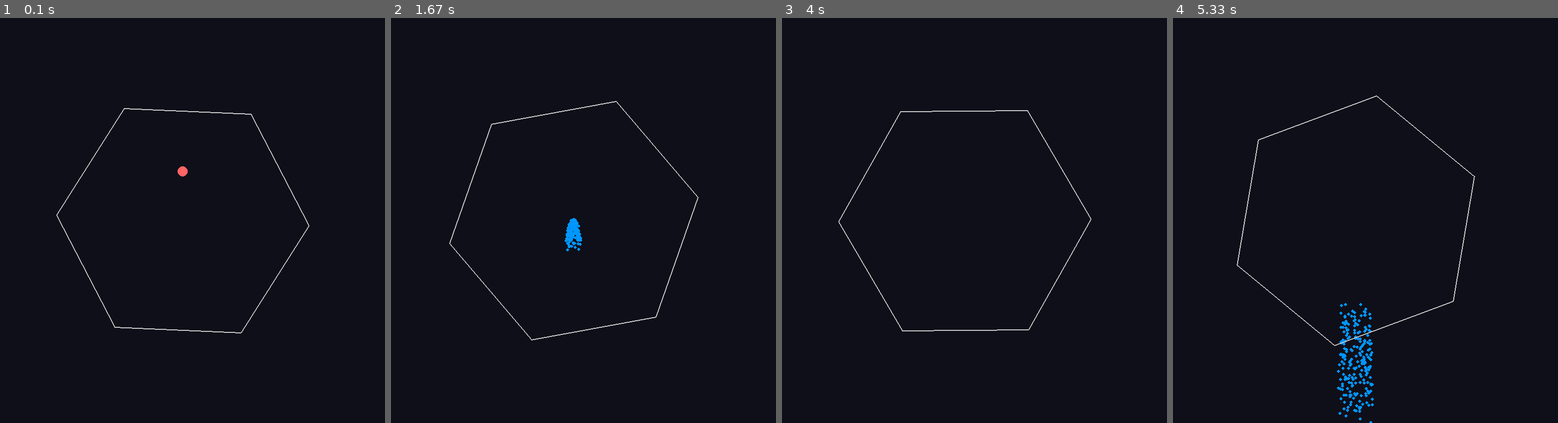
Above: before the commit, frames 1-4 (left to right).
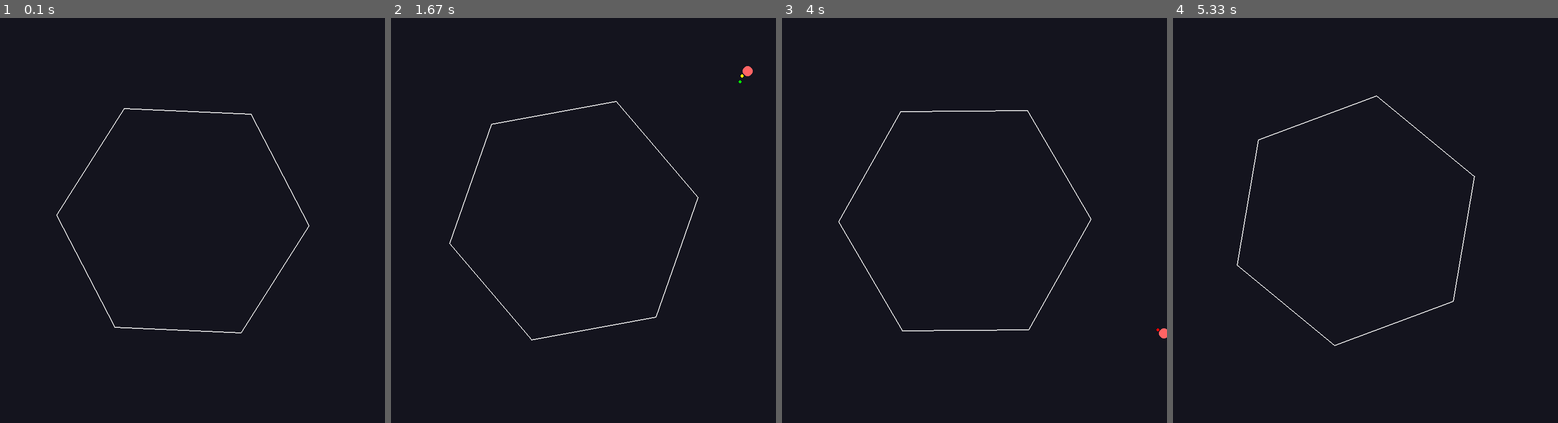
Above: after the commit, the same moments.

Repository: Sloth-on-meth/pygame-ballgame
Game: pygame game, started from game.py
Same seed, same stepped clock (60 frames per second), same inputs: the game is played once before the commit and once after it.
Inputs:
- Up to frame 1 (0.1 s): no input
- Up to frame 2 (1.67 s): hold C 0.33-0.8 s; hold D 0.33-0.8 s; hold W from 1.33 s (still down)
- Up to frame 3 (4 s): release W at 1.8 s; hold C 2.33-2.87 s; hold A 2.33-2.87 s; tap C at 3.9 s
- Up to frame 4 (5.33 s): hold W 4.23-4.6 s

The runs differ from the first frame. In frame 1, less than 0.1% of the frame differs, in the area x 46-49%, y 36-40%; in frame 2, 0.3%; in frame 3, less than 0.1%; in frame 4, 0.7%, in the area x 42-53%, y 70-100%.

Commit message:
fuckywucky

Diff:
--- a/game.py
+++ b/game.py
@@ -10,7 +10,7 @@
 BALL_RADIUS = 10
 GRAVITY = pygame.Vector2(0, 0.25)
 FRICTION = 0.98
-SPAWN_RATE = 10  # Water particles per frame when W is held
+SPAWN_RATE = 10
 
 pygame.init()
 screen = pygame.display.set_mode((WIDTH, HEIGHT))
@@ -25,41 +25,23 @@
         for i in range(6)
     ]
 
-def reflect_velocity(pos, vel, p1, p2):
-    edge = p2 - p1
-    normal = pygame.Vector2(-edge.y, edge.x).normalize()
-    to_particle = pos - p1
-    if normal.dot(to_particle) < 0:
-        normal = -normal
-    if normal.dot(vel) < 0:
-        vel -= 2 * vel.dot(normal) * normal
-        vel *= 0.8
-    return vel
-
-def is_inside_hex(pos, hex_points):
-    total = 0
+def reflect_and_clamp(obj, hex_points, radius):
+    # Keep object inside hexagon
     for i in range(6):
-        p1, p2 = hex_points[i], hex_points[(i + 1) % 6]
-        if ((p1.y > pos.y) != (p2.y > pos.y)) and \
-           (pos.x < (p2.x - p1.x) * (pos.y - p1.y) / (p2.y - p1.y + 1e-9) + p1.x):
-            total += 1
-    return total % 2 == 1
-
-def handle_wall_collision(particle, hex_points):
-    if not is_inside_hex(particle.pos, hex_points):
-        closest_dist = float('inf')
-        closest_edge = None
-        for i in range(6):
-            a = hex_points[i]
-            b = hex_points[(i + 1) % 6]
-            proj = max(0, min(1, ((particle.pos - a).dot(b - a)) / (b - a).length_squared()))
-            closest = a + proj * (b - a)
-            dist = (particle.pos - closest).length_squared()
-            if dist < closest_dist:
-                closest_dist = dist
-                closest_edge = (a, b)
-        if closest_edge:
-            particle.vel = reflect_velocity(particle.pos, particle.vel, *closest_edge)
+        a = hex_points[i]
+        b = hex_points[(i + 1) % 6]
+        edge = b - a
+        edge_normal = pygame.Vector2(-edge.y, edge.x).normalize()
+        to_center = obj.pos - a
+        dist = to_center.dot(edge_normal)
+        if dist > -radius:
+            # Push inside
+            obj.pos -= edge_normal * (dist + radius)
+            # Reflect velocity
+            if obj.vel.dot(edge_normal) > 0:
+                continue
+            obj.vel -= 2 * obj.vel.dot(edge_normal) * edge_normal
+            obj.vel *= 0.8
 
 class Particle:
     def __init__(self, pos):
@@ -71,8 +53,8 @@
         self.vel *= FRICTION
         self.pos += self.vel
 
-    def draw(self, surface):
-        pygame.draw.circle(surface, (0, 150, 255), self.pos, PARTICLE_RADIUS)
+    def draw(self, surface, color=(0, 150, 255)):
+        pygame.draw.circle(surface, color, self.pos, PARTICLE_RADIUS)
 
 class Ball:
     def __init__(self, pos):
@@ -81,9 +63,9 @@
 
     def update(self, keys):
         if keys[pygame.K_a]:
-            self.vel.x -= 0.5
+            self.vel.x -= 0.4
         if keys[pygame.K_d]:
-            self.vel.x += 0.5
+            self.vel.x += 0.4
         self.vel += GRAVITY
         self.vel *= FRICTION
         self.pos += self.vel
@@ -91,17 +73,16 @@
     def draw(self, surface):
         pygame.draw.circle(surface, (255, 100, 100), self.pos, BALL_RADIUS)
 
-    def collide_with_hex(self, hex_points):
-        handle_wall_collision(self, hex_points)
-
-# Initialize
+# Init
 angle = 0
 particles = []
 ball = Ball(CENTER - pygame.Vector2(0, 100))
+confetti_mode = False
+c_pressed_last = False
 
 running = True
 while running:
-    screen.fill((15, 15, 25))
+    screen.fill((20, 20, 30))
     dt = clock.tick(60)
     keys = pygame.key.get_pressed()
 
@@ -109,7 +90,12 @@
         if event.type == pygame.QUIT:
             running = False
 
-    # Rotate hex
+    # Easter egg toggle
+    if keys[pygame.K_c] and not c_pressed_last:
+        confetti_mode = not confetti_mode
+    c_pressed_last = keys[pygame.K_c]
+
+    # Rotate hexagon
     angle += 0.5
     hex_points = get_hexagon_points(CENTER, HEX_RADIUS, angle)
 
@@ -118,19 +104,23 @@
         for _ in range(SPAWN_RATE):
             particles.append(Particle(CENTER))
 
-    # Update water particles
+    # Update water
     for p in particles:
         p.update()
-        handle_wall_collision(p, hex_points)
-        p.draw(screen)
+        reflect_and_clamp(p, hex_points, PARTICLE_RADIUS)
+        color = (
+            random.choice([(255, 0, 0), (0, 255, 0), (0, 200, 255), (255, 255, 0)])
+            if confetti_mode else (0, 150, 255)
+        )
+        p.draw(screen, color=color)
 
-    # Update and draw ball
+    # Update ball
     ball.update(keys)
-    ball.collide_with_hex(hex_points)
+    reflect_and_clamp(ball, hex_points, BALL_RADIUS)
     ball.draw(screen)
 
     # Draw hexagon
-    pygame.draw.polygon(screen, (200, 200, 200), hex_points, 2)
+    pygame.draw.polygon(screen, (220, 220, 220), hex_points, 2)
 
     pygame.display.flip()
 
